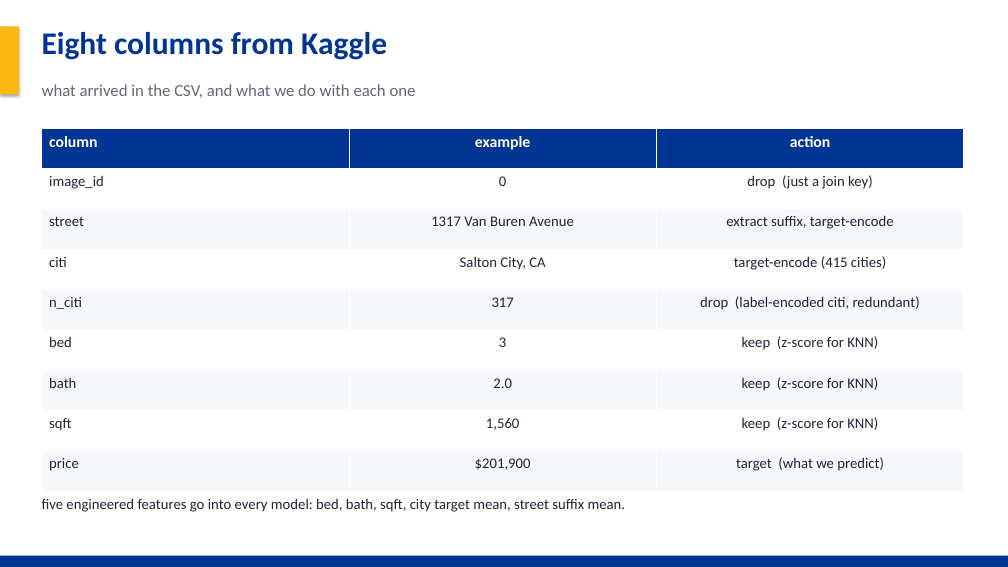
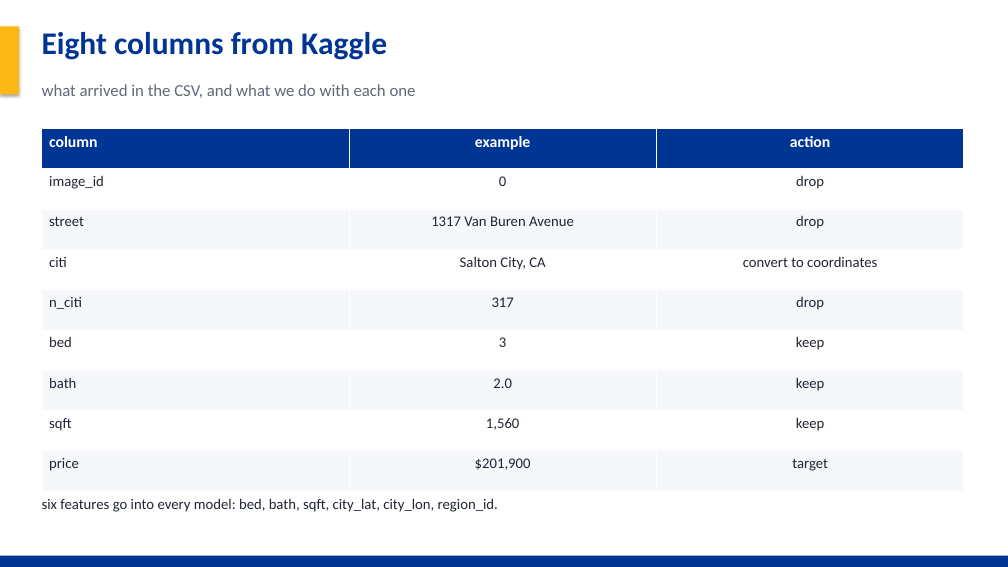
Before and after one commit to Noah-Gallego/house-price-4450-final, a slide deck: slide 6 of HousePrice_Final_Project.pptx. Drawn at 1008x567 pixels with LibreOffice and Linux fonts; fonts in the diff are those of the drawing. Boxes give left, top, right and bottom in pixels: in the first picture for what was removed or moved away, otherwise in the second. Text is boxed around its words. In the diff, an @@ line names an element or a change of style, - is before the commit and + after.

Commit message:
Add region clustering, MLR results, distance-metric CV, updated deck

```diff
--- a/HousePrice_Final_Project.pptx
+++ b/HousePrice_Final_Project.pptx
@@ table at bbox=[42, 129, 965, 492] @@
-row 2, column 3: drop (just a join key)
+row 2, column 3: drop
-row 3, column 3: extract suffix, target-encode
+row 3, column 3: drop
-row 4, column 3: target-encode (415 cities)
+row 4, column 3: convert to coordinates
-row 5, column 3: drop (label-encoded citi, redundant)
+row 5, column 3: drop
-row 6, column 3: keep (z-score for KNN)
+row 6, column 3: keep
-row 7, column 3: keep (z-score for KNN)
+row 7, column 3: keep
-row 8, column 3: keep (z-score for KNN)
+row 8, column 3: keep
-row 9, column 3: target (what we predict)
+row 9, column 3: target
@@ text at bbox=[42, 498, 498, 512]: text changed @@
-five engineered features go into every model: bed, bath, sqft, city target mean, street suffix mean.
+six features go into every model: bed, bath, sqft, city_lat, city_lon, region_id.
```
Also in this commit, not shown: 1 other slide changed, 6 slides added, 3 slides removed, 13 other files.
